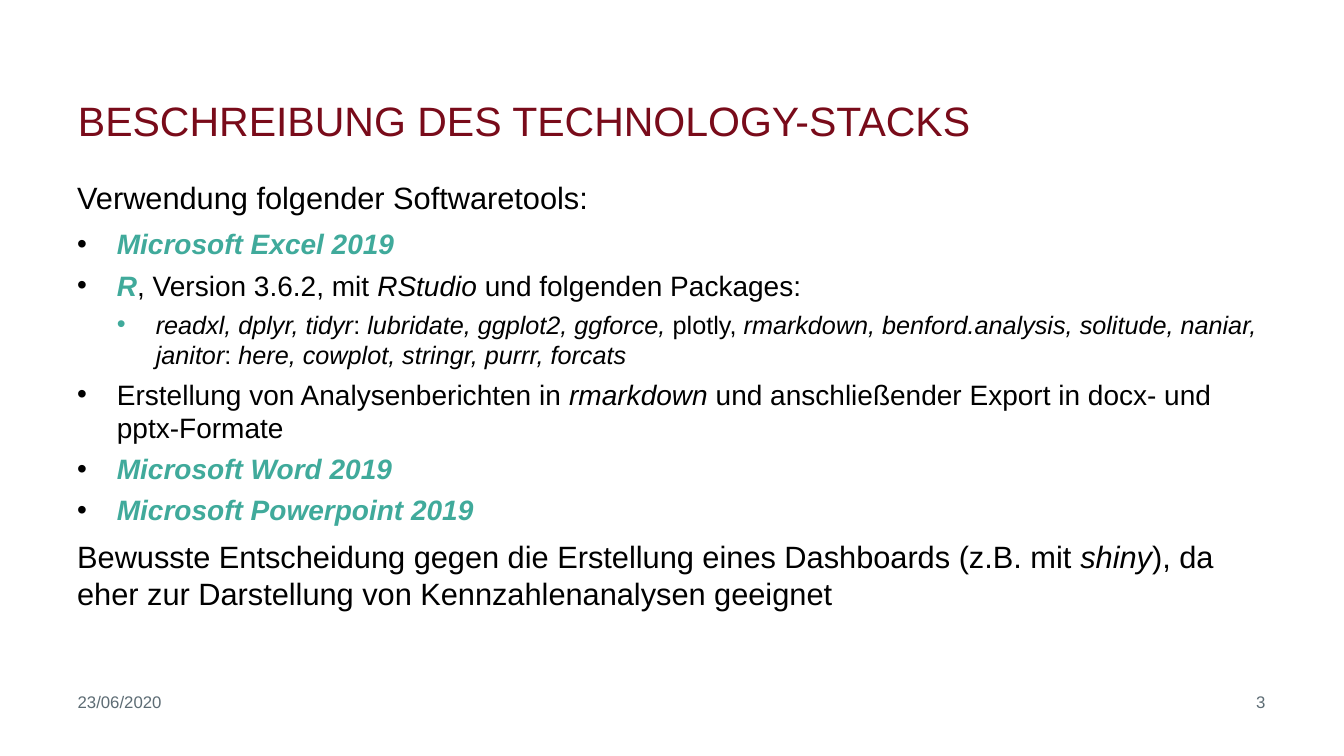
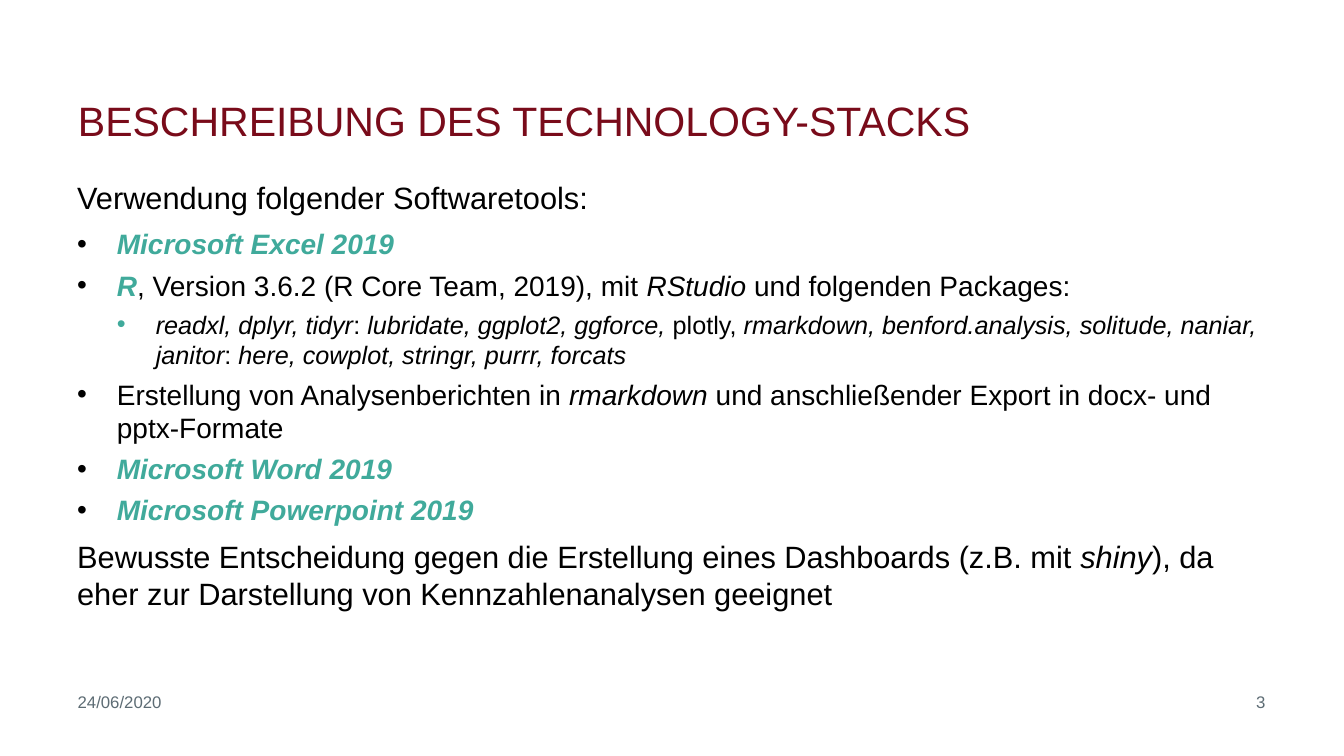
Before and after one commit to biegt/auditing_case_study, a slide deck: slide 3 of 04_output/Präsentation_Case_Study_1_Bieg_Krug.pptx. Drawn at 1344x756 pixels with LibreOffice and Linux fonts; fonts in the diff are those of the drawing; background and template pictures are left out. Boxes give left, top, right and bottom in pixels: in the first picture for what was removed or moved away, otherwise in the second. Text is boxed around its words. In the diff, an @@ line names an element or a change of style, - is before the commit and + after.

```diff
--- a/04_output/Präsentation_Case_Study_1_Bieg_Krug.pptx
+++ b/04_output/Präsentation_Case_Study_1_Bieg_Krug.pptx
@@ text at (117,275,1070,301): text changed @@
-• R, Version 3.6.2, mit RStudio und folgenden Packages:
+• R, Version 3.6.2 (R Core Team, 2019), mit RStudio und folgenden Packages:
@@ text at (78,696,162,708): text changed @@
-23/06/2020
+24/06/2020
```
Also in this commit, not shown: 39 other slides changed, 2 slides added, 1 other file.
